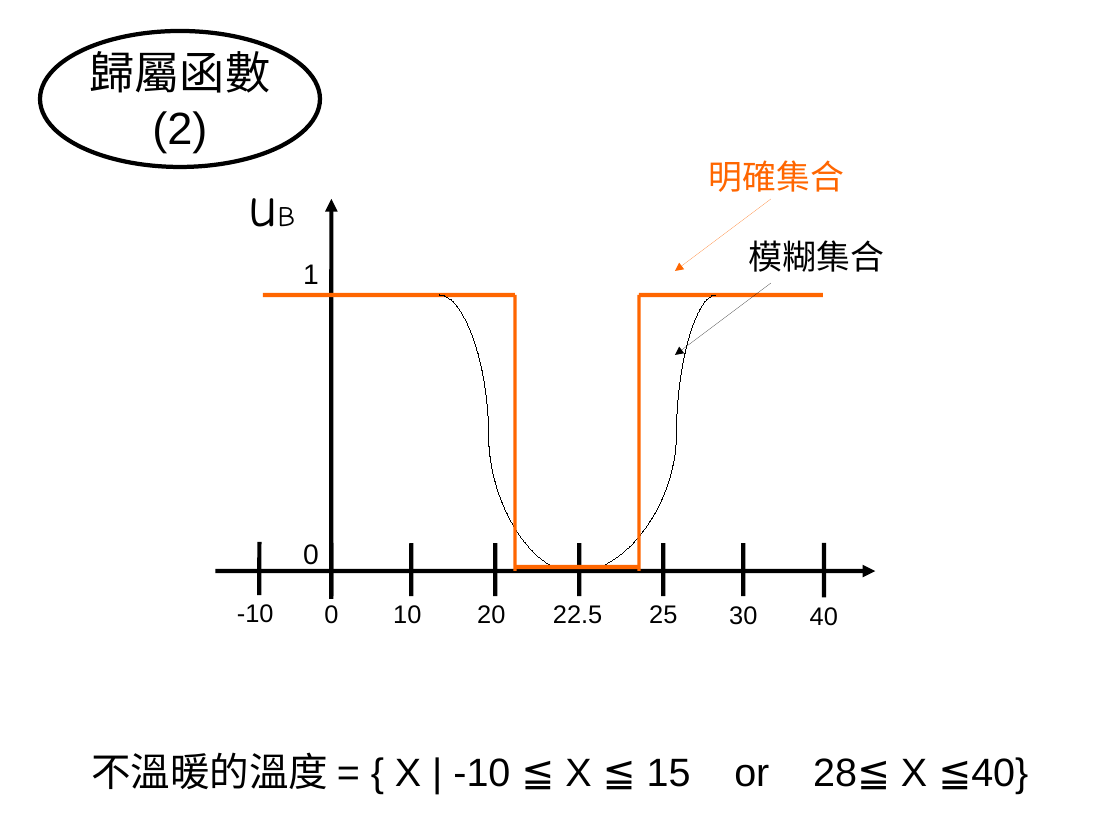
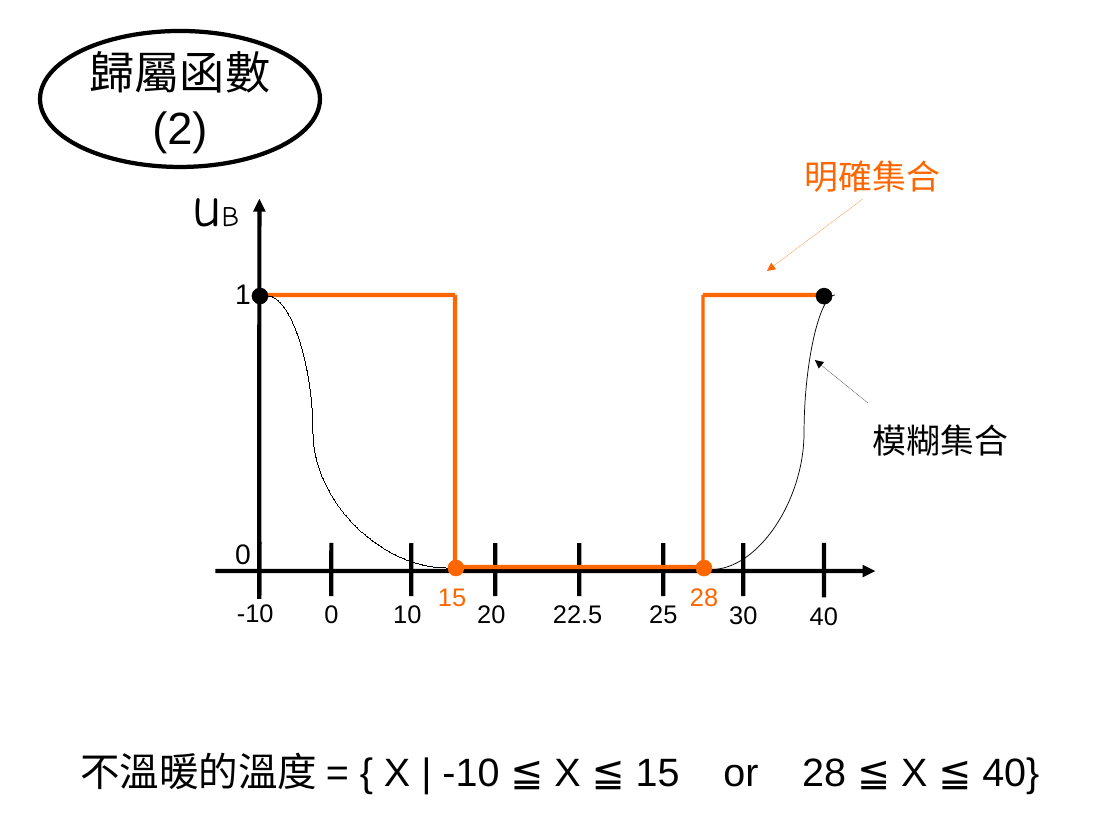
Before and after one commit to shouzo/Artificial-Intelligence_pages, a slide deck: slide 6 of class-tutorial/20170309/20170309_課程筆記.odp. Drawn at 1120x840 pixels with LibreOffice and Linux fonts; fonts in the diff are those of the drawing. Boxes give left, top, right and bottom in pixels: in the first picture for what was removed or moved away, otherwise in the second. Text is boxed around its words. In the diff, an @@ line names an element or a change of style, - is before the commit and + after.

```diff
--- a/class-tutorial/20170309/20170309_課程筆記.odp
+++ b/class-tutorial/20170309/20170309_課程筆記.odp
@@ text "uB": place and size @@
-text "uB" at [124, 160, 420, 249]
+text "uB" at [68, 160, 364, 249]
@@ text "明確集合": place and size @@
-text "明確集合" at [709, 160, 844, 192]
+text "明確集合" at [805, 160, 940, 192]
@@ arrow moved from (331, 600) - (331, 199) to (259, 600) - (259, 199) @@
@@ arrow moved from (771, 199) - (675, 271) to (863, 199) - (767, 271) @@
@@ text "1": place and size @@
-text "1" at [303, 264, 319, 284]
+text "1" at [235, 284, 251, 304]
@@ ellipse added at [252, 289, 268, 305], fill #000000, outline #000000 0.51 pt @@
@@ curved line moved from (263, 295) - (515, 295) to (263, 295) - (455, 295) @@
@@ curved line moved from (440, 295) - (575, 572) to (268, 296) - (448, 568) @@
@@ line moved from (515, 571) - (515, 295) to (455, 571) - (455, 295) @@
@@ line (455, 571) - (455, 295): stroke #FF6600 2.3 pt to #FF6600 3 pt @@
@@ line moved from (639, 571) - (639, 295) to (703, 571) - (703, 295) @@
@@ curved line moved from (639, 295) - (823, 295) to (703, 295) - (819, 295) @@
@@ curved line moved from (715, 295) - (575, 572) to (835, 295) - (711, 570) @@
@@ curved line (835, 295) - (711, 570): stroke #000000 0 pt to #000000 0.51 pt @@
@@ ellipse added at [816, 289, 832, 305], fill #000000, outline #000000 0.51 pt @@
@@ arrow moved from (771, 284) - (675, 355) to (868, 403) - (815, 360) @@
@@ text "模糊集合": place and size @@
-text "模糊集合" at [749, 240, 884, 272]
+text "模糊集合" at [873, 424, 1008, 456]
@@ text "0": place and size @@
-text "0" at [303, 544, 319, 570]
+text "0" at [235, 544, 251, 570]
@@ ellipse added at [448, 560, 464, 576], fill #FF6600, outline #FF6600 0.51 pt @@
@@ curved line moved from (515, 567) - (639, 567) to (455, 567) - (703, 567) @@
@@ ellipse added at [696, 560, 712, 576], fill #FF6600, outline #FF6600 0.51 pt @@
@@ text added at [438, 588, 466, 607], 18 pt, text #FF6600 @@
+15
@@ text added at [690, 588, 718, 607], 18 pt, text #FF6600 @@
+28
@@ text at [80, 752, 1039, 793]: spaces changed @@
-不溫暖的溫度 = { X | -10 ≦ X ≦ 15 or 28≦ X ≦40}
+不溫暖的溫度 = { X | -10 ≦ X ≦ 15 or 28 ≦ X ≦ 40}
```
Also in this commit, not shown: 1 other slide changed, 5 other files.
